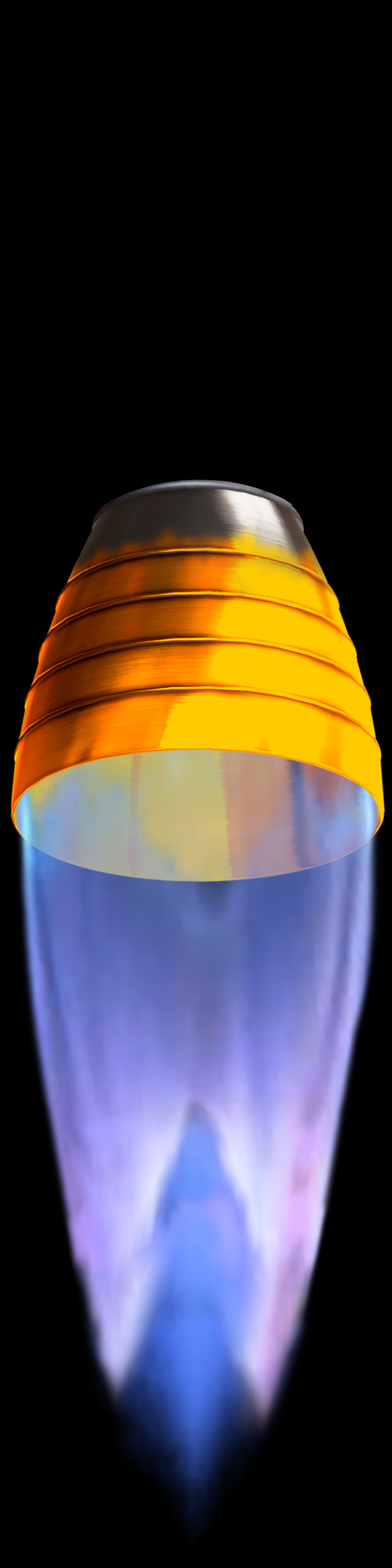
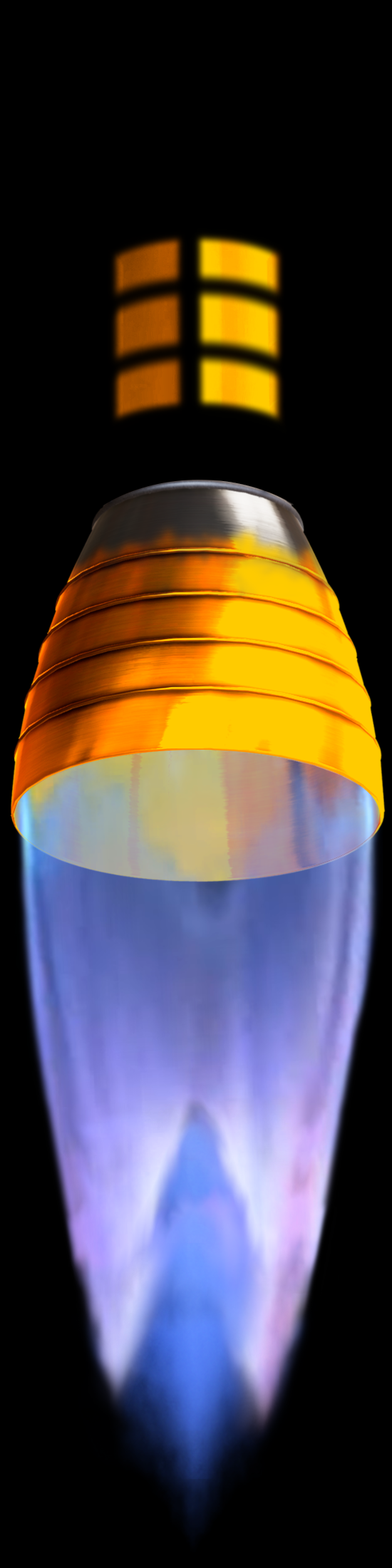
Before/after of a (392, 1568) layered artwork. What changed in the layer stack:
added layer "Layer copy" above "Layer #4" over (x1=109, y1=231, x2=286, y2=427)
